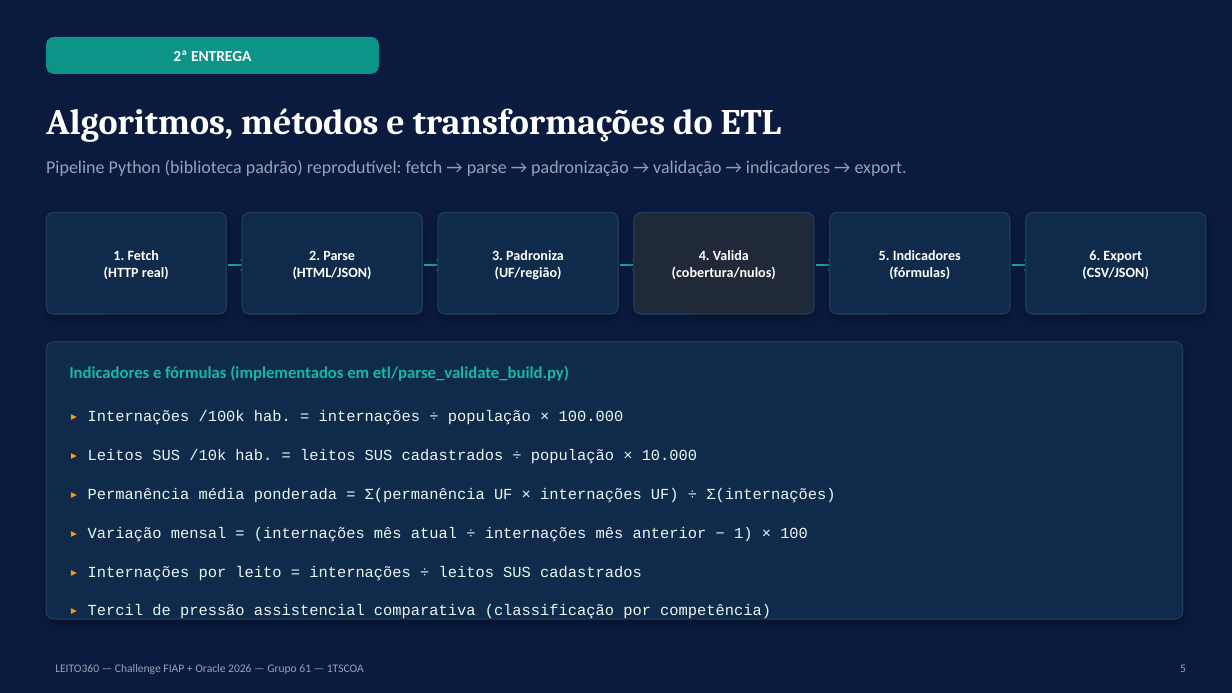
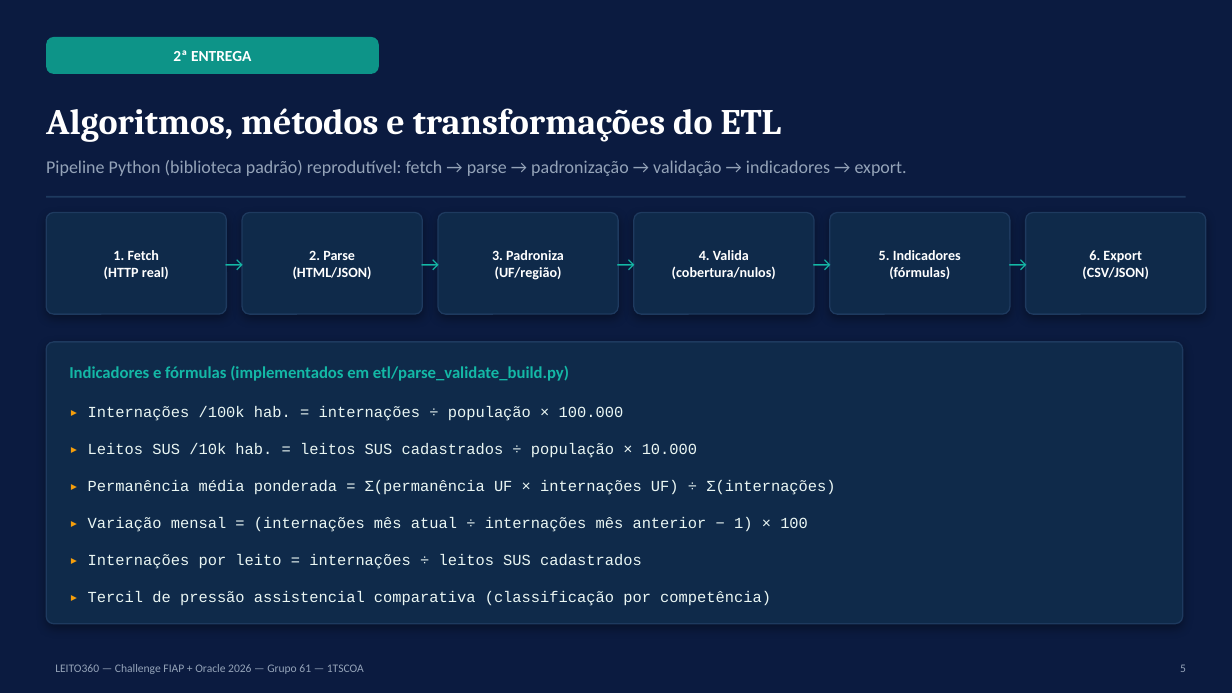
Before and after one commit to gabriellive1817-stack/Leito_360, a slide deck: slide 5 of EC_Sprint_2_1TSCOA_EvidenciasConstrucao_LEITO360_GRUPO61.pptx. Drawn at 1232x693 pixels with LibreOffice and Linux fonts; fonts in the diff are those of the drawing. Boxes give left, top, right and bottom in pixels: in the first picture for what was removed or moved away, otherwise in the second. Text is boxed around its words. In the diff, an @@ line names an element or a change of style, - is before the commit and + after.

```diff
--- a/EC_Sprint_2_1TSCOA_EvidenciasConstrucao_LEITO360_GRUPO61.pptx
+++ b/EC_Sprint_2_1TSCOA_EvidenciasConstrucao_LEITO360_GRUPO61.pptx
@@ rectangle added at [46,196,1186,198], fill #1E3A5F @@
@@ rounded rectangle at [634,213,814,314]: fill #1F2937 to #0F2A4A @@
@@ size 18 to 16 pt in 5 elements at [806,236,838,291], [218,236,250,291], [414,236,446,291], [610,236,642,291], [1002,236,1034,291] @@
@@ rounded rectangle: place and size @@
-rounded rectangle at [46,342,1183,619]
+rounded rectangle at [46,342,1183,624]
@@ rounded rectangle at [46,342,1183,624]: proportions changed @@
@@ text "▸ Internações /100k hab. = ...": place and size @@
-text "▸ Internações /100k hab. = ..." at [88,410,624,425]
+text "▸ Internações /100k hab. = ..." at [88,406,624,421]
@@ text "▸ Leitos SUS /10k hab. ...": place and size @@
-text "▸ Leitos SUS /10k hab. ..." at [88,449,697,464]
+text "▸ Leitos SUS /10k hab. ..." at [88,443,697,458]
@@ 3 texts: place and size @@
-3 texts at [88,488,835,581]
+3 texts at [88,480,835,569]
@@ text "▸ Tercil de pressão assistencial ...": place and size @@
-text "▸ Tercil de pressão assistencial ..." at [88,604,771,619]
+text "▸ Tercil de pressão assistencial ..." at [88,591,771,606]
```
Also in this commit, not shown: 17 other slides changed, 8 other files.
